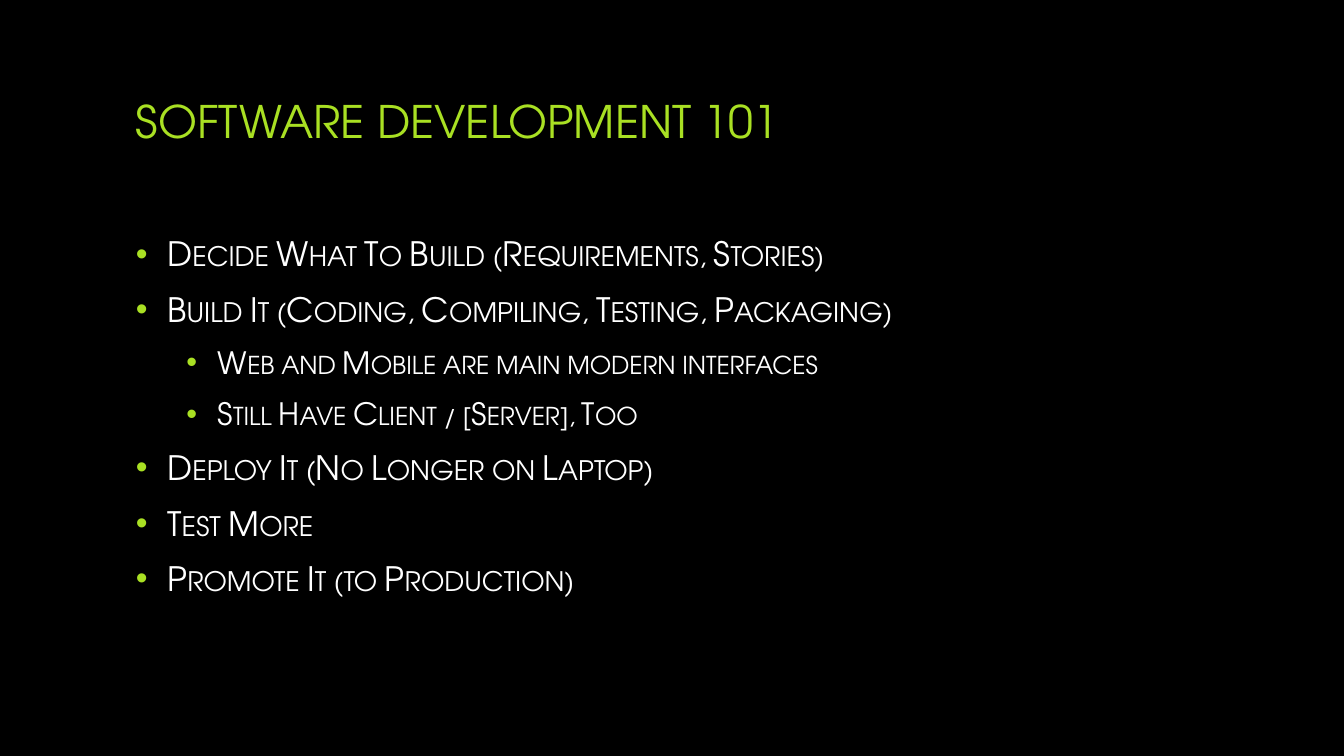
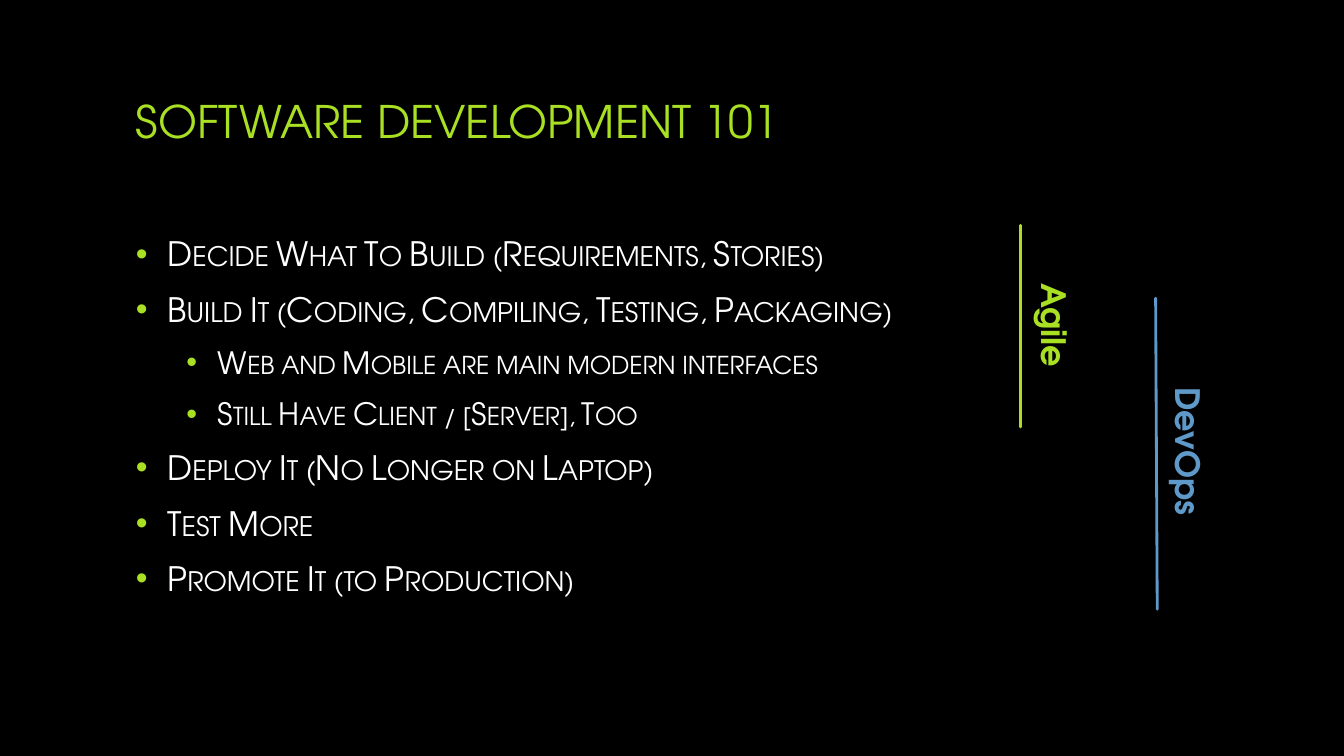
Before and after one commit to jjdm/cissp-software, a slide deck: slide 9 of docs/Software Development - CISSP.pptx. Drawn at 1344x756 pixels with LibreOffice and Linux fonts; fonts in the diff are those of the drawing; background and template pictures are left out. Boxes give left, top, right and bottom in pixels: in the first picture for what was removed or moved away, otherwise in the second. Text is boxed around its words. In the diff, an @@ line names an element or a change of style, - is before the commit and + after.

```diff
--- a/docs/Software Development - CISSP.pptx
+++ b/docs/Software Development - CISSP.pptx
@@ line added from (1021, 226) to (1021, 427), #A9E023 2 pt @@
@@ text added at [1026, 291, 1084, 365], 24 pt, text #A9E023, bold @@
+Agile
@@ line added from (1155, 298) to (1157, 609), #5F99C9 2 pt @@
@@ text added at [1160, 399, 1218, 511], 24 pt, text #5F99C9, bold @@
+DevOps
```
Also in this commit, not shown: 6 other slides changed, 3 slides added, 11 slides removed, 5 other files.
